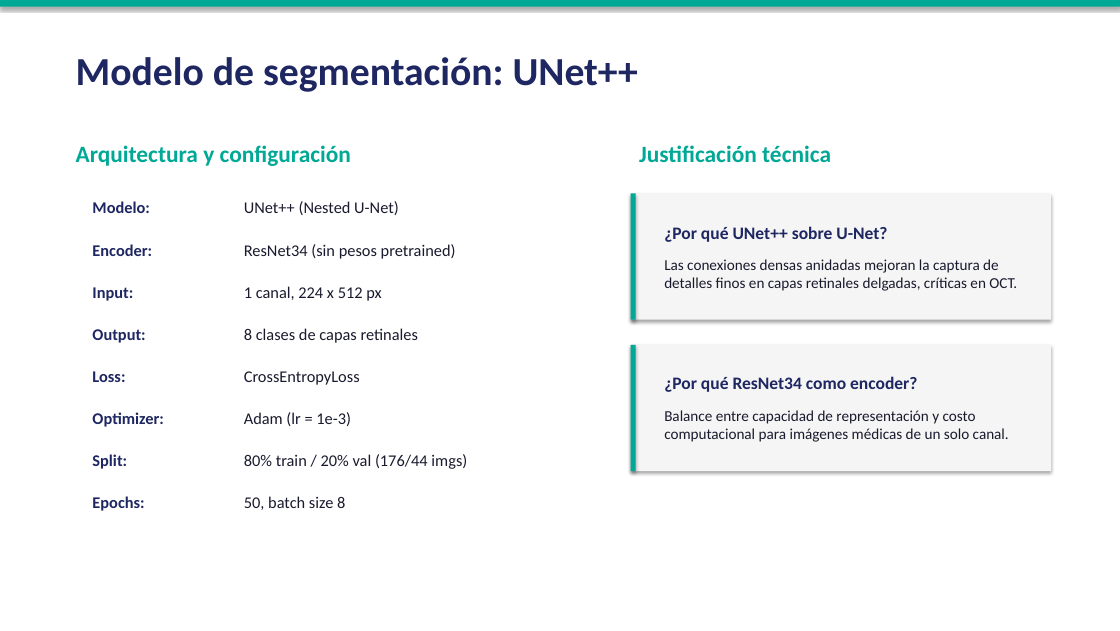
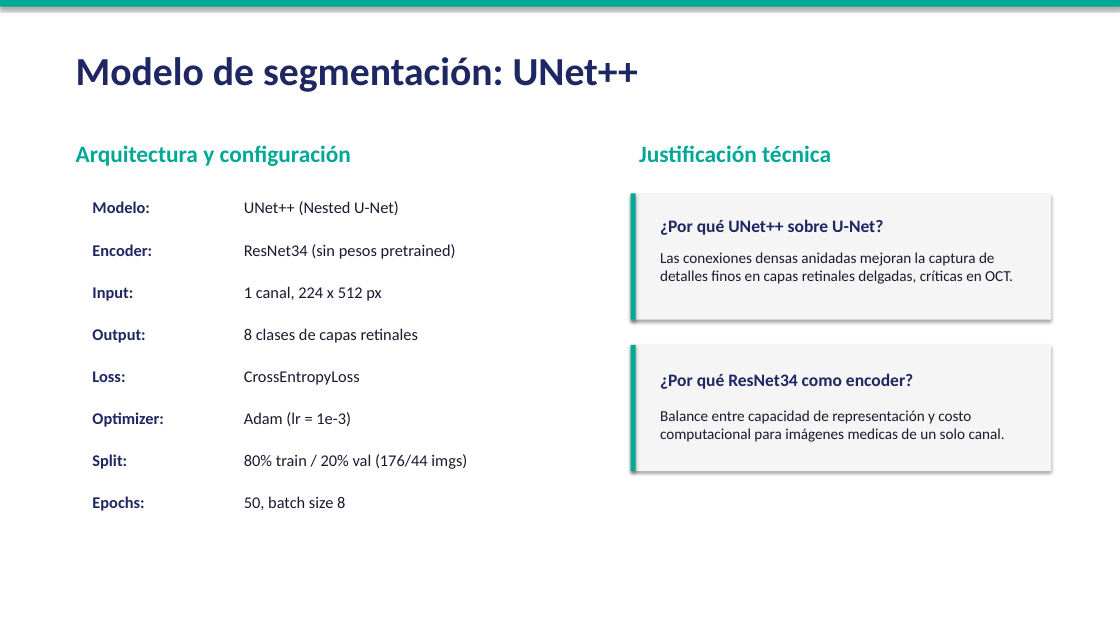
Before and after one commit to umagon/TP_vision_por_computadora_2, a slide deck: slide 6 of paper/presentacion_OCT.pptx. Drawn at 1120x631 pixels with LibreOffice and Linux fonts; fonts in the diff are those of the drawing. Boxes give left, top, right and bottom in pixels: in the first picture for what was removed or moved away, otherwise in the second. Text is boxed around its words. In the diff, an @@ line names an element or a change of style, - is before the commit and + after.

```diff
--- a/paper/presentacion_OCT.pptx
+++ b/paper/presentacion_OCT.pptx
@@ 3 texts: place and size @@
-3 texts at [664,226,1017,392]
+3 texts at [660,219,1013,389]
@@ text at [660,410,1005,442]: text changed @@
-Balance entre capacidad de representación y costo computacional para imágenes médicas de un solo canal.
+Balance entre capacidad de representación y costo computacional para imágenes medicas de un solo canal.
```
Also in this commit, not shown: 9 other slides changed, 8 other files.
